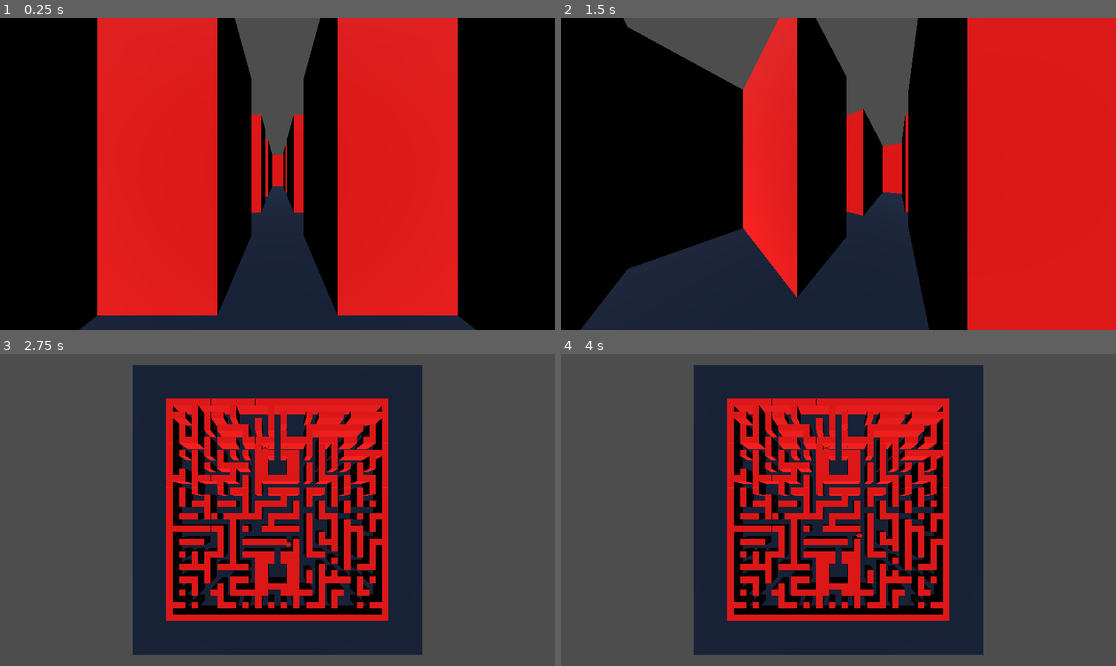
Above: before the commit, frames 1-4 (two rows, left to right).
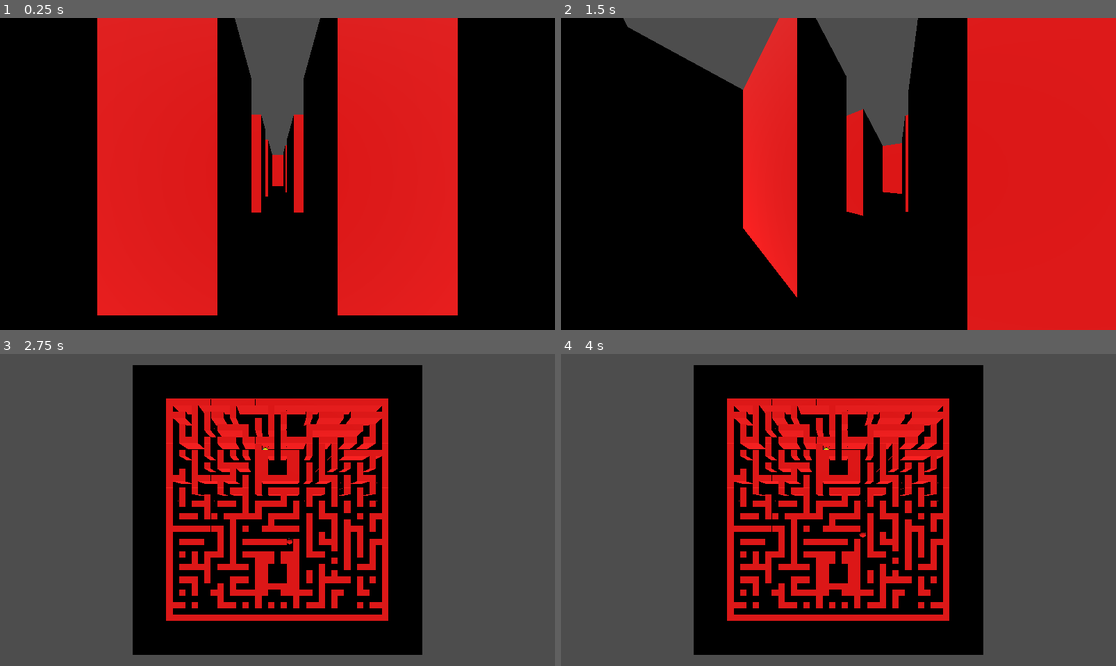
Above: after the commit, the same moments.

Repository: 21RM/Y4S1-JD-Packman
Game: Godot game, scene res://Scenes/World/world.tscn
Two runs of this game, one before a commit and one after it. Both use one fixed random seed, a clock stepped at 60 frames per second and the inputs below.
Inputs:
- Up to frame 1 (0.25 s): no input
- Up to frame 2 (1.5 s): hold D (move_right) 0.53-1.28 s; tap C (toggle_camera) at 0.6, 1.35 s; tap Enter at 1.25 s; hold S (move_backwards) from 1.28 s (still down)
- Up to frame 3 (2.75 s): release S (move_backwards) at 2.03 s; hold D (move_right) from 2.03 s (still down); tap C (toggle_camera) at 2.1 s
- Up to frame 4 (4 s): tap Space at 2.75 s; tap C (toggle_camera) at 2.85, 3.6 s; tap Enter at 3.5 s; release D (move_right) at 3.53 s; hold A (move_left) from 3.53 s (still down)

The runs differ from the first frame. In frame 1, 8.2% of the frame differs, in the area x 14-86%, y 53-100%; in frame 2, 15%; in frame 3, 26%, in the area x 23-77%, y 3-97%; in frame 4, 26%.

Commit message:
ghost ai is over finally

Diff:
--- a/Prototipes/3DPackman/3d-packman/Scenes/Ghost/ghost.gd
+++ b/Prototipes/3DPackman/3d-packman/Scenes/Ghost/ghost.gd
@@ -7,19 +7,16 @@
 var state: GhostState = GhostState.SCATTER
 var time_in_mode: float = 0.0
 
-var speed: float = 2.1
-
-var path: Array[Vector2i] = []
-var path_index: int = 0
-var last_plan_target: Vector2i
+var speed: float = 2.5
+var rotation_speed: float = 5.0
+
 var last_packman_cell: Vector2i
-var time_since_repath: float = 0.0
-var repath_every: float = 1.0
 
 var center_snap_eps: float = 0.02
 var dir: Vector2i = Vector2i(0, -1)
 const DIRS: Array[Vector2i] = [Vector2i.UP, Vector2i.LEFT, Vector2i.DOWN, Vector2i.RIGHT]
 var current_cell: Vector2i
+var next_cell: Vector2i
 
 
 
@@ -39,37 +36,152 @@
 
 func _physics_process(delta: float) -> void:
 	current_cell = UtilsGrid.world_to_cell(global_position)
-	if current_cell == get_corner_cell() and state == GhostState.SCATTER:
-		state = GhostState.CHASE
-		time_in_mode = 0.0
 	var target_cell: Vector2i = compute_target_cell()
-	var packman_cell: Vector2i = UtilsPackman.packman.current_cell
 	var current_center: Vector3 = UtilsGrid.cell_to_world(current_cell)
 	var at_center: bool = Vector2(global_position.x - current_center.x, global_position.z - current_center.z).length() <= center_snap_eps
-	# Testing if it needs replan
-	var need_replan: bool = false
-	if path.is_empty():
-		need_replan = true
-	elif target_cell != last_plan_target:
-		need_replan = true
-	elif state == GhostState.CHASE:
-		if packman_cell != last_packman_cell:
-			last_packman_cell = packman_cell
-			need_replan = true
+	if at_center or next_cell == Vector2i.ZERO:
+		next_cell = calculate_next_cell(target_cell)
+
+	move_to_next_cell(delta)
+	var target_yaw: float = atan2(-dir.x, -dir.y)
+	rotation.y = lerp_angle(rotation.y, target_yaw, rotation_speed*delta)
+
+
+
+func calculate_next_cell(target_cell: Vector2i) -> Vector2i:
+	var possible_cells: Dictionary = {}
+	for d in DIRS:
+		var test_cell: Vector2i = current_cell + d
+		if UtilsGrid.can_walk_to_neighbor_cell(current_cell, test_cell):
+			possible_cells[test_cell] = d
+	if possible_cells.keys().size() == 1:
+		return possible_cells.keys()[0]
+	var best_cell: Vector2i
+	var best_dist: float = INF
+	for possible_cell in possible_cells.keys():
+		var dist: float = (possible_cell-target_cell).length()
+		if dist < best_dist and possible_cells[possible_cell] != -dir:
+			best_dist = dist
+			best_cell = possible_cell
+	return best_cell
+
+func move_to_next_cell(delta: float) -> void:
+	var current_center: Vector3 = UtilsGrid.cell_to_world(current_cell)
+	var to_center: Vector2 = Vector2(global_position.x - current_center.x, global_position.z - current_center.z)
+	if to_center.length() <= center_snap_eps:
+		global_position.x = current_center.x
+		global_position.z = current_center.z
+	var next_center: Vector3 = UtilsGrid.cell_to_world(next_cell)
+	var to_next: Vector3 = (next_center-global_position).normalized()
+	to_next.y = 0.0
+	var dist: float = to_next.length()
+	if dist <= center_snap_eps:
+		global_position.x = next_center.x
+		global_position.z = next_center.z
 	else:
-		time_since_repath += delta
-		if time_since_repath >= repath_every:
-			time_since_repath = 0.0
-			need_replan = true
-
-	if need_replan and at_center:
-		replan(current_cell, target_cell)
-
-	follow_path(delta)
-
-
-
-func follow_path(delta) -> void:
+		var move_dir: Vector3 = to_next.normalized()
+		var step: Vector2i = next_cell - current_cell
+		if step != Vector2i.ZERO:
+			dir = step
+		var velocity: Vector3 = speed * move_dir * delta
+		if velocity.length() > dist:
+			velocity = move_dir * dist
+		global_position += Vector3(velocity.x, 0, velocity.z)
+
+
+func compute_target_cell() -> Vector2i:
+	if UtilsGrid.is_in_spawn_room(current_cell):
+		return UtilsGrid.ghost_spawn_room_door
+	if state == GhostState.SCATTER:
+		return get_corner_cell()
+	else:
+		match ghost_type:
+			1: # Blinky, directly chases
+				return UtilsPackman.packman.current_cell
+			2: # Pinky, ambushes ahead
+				return UtilsPackman.packman.current_cell + UtilsPackman.packman.dir*8
+			3: # Inky, calculates vector with blinky and packman
+				var vector: Vector2i = UtilsPackman.packman.current_cell - UtilsGhosts.Blinky.current_cell
+				return UtilsPackman.packman.current_cell + vector
+			_: # Default
+				if (UtilsPackman.packman.current_cell - current_cell).length() > 8:
+					return UtilsPackman.packman.current_cell
+				else:
+					return get_corner_cell()
+
+
+
+func changed_state() -> void:
+	next_cell = current_cell - dir
+
+
+func get_corner_cell() -> Vector2i:
+	match ghost_type:
+		1: # Blinky
+			return Vector2i(UtilsGrid.grid_size_x+3, -4)
+		2: # Pinky
+			return Vector2i(-4, -4)
+		3: # Inky
+			return Vector2i(UtilsGrid.grid_size_x+3, UtilsGrid.grid_size_z+3)
+		4: # Clyde
+			return Vector2i(-4, UtilsGrid.grid_size_z+3)
+		_:
+			return Vector2i(-4, -4)
+
+
+
+func _on_body_entered(body: Node3D) -> void:
+	if body.name == "Packman":
+		print("U died noob")
+
+
+
+
+
+#================= FUNCTIONS NOT USED NOW BUT MAY BE USED LATER =================#
+
+'func manhattan(start: Vector2i, end: Vector2i) -> float:
+	return abs(start.x - end.x) + abs(start.y - end.y)'
+
+
+# TODO On hold for now, maybe use for trails in the future
+'func a_star(start: Vector2i, goal: Vector2i, reverse_penalty: float = 0.0) -> Array[Vector2i]:
+	if start == goal:
+		return []
+	var open: Array[Dictionary] = []
+	var closed: Dictionary = {}
+	var g_cost: Dictionary = {}
+	var came_from: Dictionary = {}
+	g_cost[start] = 0.0
+	open.append({"cell": start, "g": 0.0, "f": manhattan(start, goal)})
+
+	while open.size() > 0:
+		open.sort_custom(func(a, b): return a["f"]<b["f"])
+		var current_entry: Dictionary = open.pop_front()
+		var current: Vector2i = current_entry["cell"]
+		if current == goal:
+			return reconstruct_path(came_from, current, start)
+		closed[current] = true
+
+		for d in DIRS:
+			var neighbor: Vector2i = current + d
+			if not UtilsGrid.cell_walkable(neighbor):
+				continue
+			if neighbor in closed:
+				continue
+			var step_cost: float = 1.0
+			if reverse_penalty > 0.0 and current == start and d == -dir:
+				step_cost += reverse_penalty
+			var tentative_g: float = g_cost[current] + step_cost
+			if not g_cost.has(neighbor) or tentative_g < g_cost[neighbor]:
+				came_from[neighbor] = current
+				g_cost[neighbor] = tentative_g
+				var f: float = tentative_g + manhattan(neighbor, goal)
+				open.append({"cell": neighbor, "g": tentative_g, "f": f})
+
+	return []'
+
+'func follow_path(delta) -> void:
 	if path.is_empty() or path_index >= path.size():
 		return
 
@@ -101,95 +213,11 @@
 		var velocity: Vector3 = speed * move_dir * delta
 		if velocity.length() > dist:
 			velocity = move_dir * dist
-		global_position += Vector3(velocity.x, 0, velocity.z)
-
-
-
-func replan(start_cell: Vector2i, goal_cell: Vector2i) -> void:
-	last_plan_target = goal_cell
-	time_since_repath = 0.0
-	path = a_star(start_cell, goal_cell)
-	path_index = 0
-
-
-
-func compute_target_cell() -> Vector2i:
-	if state == GhostState.SCATTER:
-		return get_corner_cell()
-	else:
-		match ghost_type:
-			1: # Blinky, directly chases
-				return UtilsPackman.packman.current_cell
-			2: # Pinky, ambushes ahead
-				var ahead: Vector2i = packman_ahead(6)
-				return ahead
-			_:
-				return UtilsPackman.packman.current_cell
-
-
-
-func packman_ahead(n: int) -> Vector2i:
-	var packman_cell: Vector2i = UtilsPackman.packman.current_cell
-	var packman_dir: Vector2i = UtilsPackman.packman.dir
-	var last_cell: Vector2i = packman_cell
-	for i in range(n):
-		var next_cell: Vector2i = last_cell+packman_dir
-		if UtilsGrid.cell_walkable(next_cell):
-			last_cell = next_cell
-		else:
-			break
-	return last_cell
-
-func clamp_to_grid(cell: Vector2i) -> Vector2i:
-	var cx: int = clamp(cell.x, 0, UtilsGrid.grid_size_x - 1)
-	var cy: int  = clamp(cell.y, 0, UtilsGrid.grid_size_z - 1)
-	return Vector2i(cx, cy)
-
-
-func manhattan(start: Vector2i, end: Vector2i) -> float:
-	return abs(start.x - end.x) + abs(start.y - end.y)
-
-
-
-func a_star(start: Vector2i, goal: Vector2i, reverse_penalty: float = 0.0) -> Array[Vector2i]:
-	if start == goal:
-		return []
-	var open: Array[Dictionary] = []
-	var closed: Dictionary = {}
-	var g_cost: Dictionary = {}
-	var came_from: Dictionary = {}
-	g_cost[start] = 0.0
-	open.append({"cell": start, "g": 0.0, "f": manhattan(start, goal)})
-
-	while open.size() > 0:
-		open.sort_custom(func(a, b): return a["f"]<b["f"])
-		var current_entry: Dictionary = open.pop_front()
-		var current: Vector2i = current_entry["cell"]
-		if current == goal:
-			return reconstruct_path(came_from, current, start)
-		closed[current] = true
-
-		for d in DIRS:
-			var neighbor: Vector2i = current + d
-			if not UtilsGrid.cell_walkable(neighbor):
-				continue
-			if neighbor in closed:
-				continue
-			var step_cost: float = 1.0
-			if reverse_penalty > 0.0 and current == start and d == -dir:
-				step_cost += reverse_penalty
-			var tentative_g: float = g_cost[current] + step_cost
-			if not g_cost.has(neighbor) or tentative_g < g_cost[neighbor]:
-				came_from[neighbor] = current
-				g_cost[neighbor] = tentative_g
-				var f: float = tentative_g + manhattan(neighbor, goal)
-				open.append({"cell": neighbor, "g": tentative_g, "f": f})
-
-	return []
-
-
-
-func reconstruct_path(came_from: Dictionary, current: Vector2i, start: Vector2i) -> Array[Vector2i]:
+		global_position += Vector3(velocity.x, 0, velocity.z)'
+
+
+
+'func reconstruct_path(came_from: Dictionary, current: Vector2i, start: Vector2i) -> Array[Vector2i]:
 	var re_path: Array[Vector2i] = []
 	var node: Vector2i = current
 	while node != null and node != start:
@@ -198,25 +226,4 @@
 			break
 		node = came_from[node]
 	re_path.reverse()
-	return re_path
-
-
-
-func get_corner_cell() -> Vector2i:
-	match ghost_type:
-		1: # Blinky
-			return Vector2i(UtilsGrid.grid_size_x-2, 1)
-		2: # Pinky
-			return Vector2i(1, 1)
-		3: # Inky
-			return Vector2i(UtilsGrid.grid_size_x-2, UtilsGrid.grid_size_z-2)
-		4: # Clyde
-			return Vector2i(1, UtilsGrid.grid_size_z-2)
-		_:
-			return Vector2i(1, 1)
-
-
-
-func _on_body_entered(body: Node3D) -> void:
-	if body.name == "Packman":
-		print("U died noob")
+	return re_path'
--- a/Prototipes/3DPackman/3d-packman/Scenes/Ghost/ghost.tscn
+++ b/Prototipes/3DPackman/3d-packman/Scenes/Ghost/ghost.tscn
@@ -10,6 +10,8 @@
 [sub_resource type="CapsuleMesh" id="CapsuleMesh_vcqer"]
 material = SubResource("StandardMaterial3D_vqxqe")
 
+[sub_resource type="SphereMesh" id="SphereMesh_vcqer"]
+
 [node name="Ghost" type="Area3D"]
 collision_layer = 2
 script = ExtResource("1_vcqer")
@@ -20,4 +22,13 @@
 [node name="MeshInstance3D" type="MeshInstance3D" parent="."]
 mesh = SubResource("CapsuleMesh_vcqer")
 
+[node name="Eye" type="MeshInstance3D" parent="."]
+transform = Transform3D(0.4, 0, 0, 0, 0.4, 0, 0, 0, 0.4, 0.18, 0.525, -0.33)
+mesh = SubResource("SphereMesh_vcqer")
+
+[node name="Eye2" type="MeshInstance3D" parent="."]
+transform = Transform3D(0.4, 0, 0, 0, 0.4, 0, 0, 0, 0.4, -0.18, 0.525, -0.33)
+mesh = SubResource("SphereMesh_vcqer")
+skeleton = NodePath("../Eye")
+
 [connection signal="body_entered" from="." to="." method="_on_body_entered"]
--- /dev/null
+++ b/Prototipes/3DPackman/3d-packman/Scenes/Global/UtilsGhosts.gd
@@ -0,0 +1,6 @@
+extends Node
+
+var Blinky: Ghost
+var Pinky: Ghost
+var Inky: Ghost
+var Clyde: Ghost
--- a/Prototipes/3DPackman/3d-packman/Scenes/Global/UtilsGrid.gd
+++ b/Prototipes/3DPackman/3d-packman/Scenes/Global/UtilsGrid.gd
@@ -8,6 +8,7 @@
 
 var player_spawn: Rect2i = Rect2i(15, 8, 5, 5)
 var ghosts_spawn: Rect2i = Rect2i(15, 25, 5, 5)
+var ghost_spawn_room_door: Vector2i = Vector2i.ZERO
 
 var wall_density: float = 0.7
 
@@ -48,6 +49,19 @@
 func in_bounds(x: int, z: int) -> bool:
 	return x >= 0 and x < grid_size_x and z >= 0 and z < grid_size_z
 
+func is_in_spawn_room(cell: Vector2i) -> bool:
+	var rooms: Array = [player_spawn, ghosts_spawn]
+	for room in rooms:
+		if room.has_point(cell):
+			return true
+	return false
+
+func can_walk_to_neighbor_cell(current_cell: Vector2i, target_cell: Vector2i) -> bool:
+	if !cell_walkable(target_cell):
+		return false
+	if !is_in_spawn_room(current_cell) and is_in_spawn_room(target_cell):
+		return false
+	return true
 
 
 func idx(x: int, z: int) -> int:
@@ -278,12 +292,16 @@
 		match door_side:
 			0:
 				set_floor(px+sx/2, pz) # top
+				ghost_spawn_room_door = Vector2i(px+sx/2, pz - 1)
 			1:
 				set_floor(px+sx-1, pz+sz/2) # right
+				ghost_spawn_room_door = Vector2i(px+sx, pz+sz/2)
 			2:
 				set_floor(px+sx/2, pz+sz-1) # bottom
+				ghost_spawn_room_door = Vector2i(px+sx/2, pz+sz)
 			3:
 				set_floor(px, pz+sz/2) # left
+				ghost_spawn_room_door = Vector2i(px-1, pz+sz/2)
 
 func set_wall(x: int, z: int) -> void:
 	if in_bounds(x, z):
--- a/Prototipes/3DPackman/3d-packman/Scenes/Player/packman.gd
+++ b/Prototipes/3DPackman/3d-packman/Scenes/Player/packman.gd
@@ -38,13 +38,13 @@
 	# Movement validation
 	if at_center and queued_dir != Vector2i.ZERO and turn_still_valid():
 		var next_cell: Vector2i = current_cell + queued_dir
-		if UtilsGrid.cell_walkable(next_cell):
+		if UtilsGrid.can_walk_to_neighbor_cell(current_cell, next_cell):
 			dir = queued_dir
 			queued_dir = Vector2i.ZERO
 
 
 	var forward_cell: Vector2i = current_cell + dir
-	var can_move_forward: bool = UtilsGrid.cell_walkable(forward_cell)
+	var can_move_forward: bool = UtilsGrid.can_walk_to_neighbor_cell(current_cell, forward_cell)
 	if at_center and not can_move_forward:
 		velocity.x = 0.0
 		velocity.z = 0.0
--- a/Prototipes/3DPackman/3d-packman/Scenes/Player/packman.tscn
+++ b/Prototipes/3DPackman/3d-packman/Scenes/Player/packman.tscn
@@ -3,7 +3,7 @@
 [ext_resource type="Script" uid="uid://h7v7qnvnf582" path="res://Scenes/Player/packman.gd" id="1_jn0p0"]
 
 [sub_resource type="StandardMaterial3D" id="StandardMaterial3D_jn0p0"]
-albedo_color = Color(1, 0, 0, 1)
+albedo_color = Color(1, 1, 0, 1)
 
 [sub_resource type="CapsuleMesh" id="CapsuleMesh_8xp7a"]
 
--- a/Prototipes/3DPackman/3d-packman/Scenes/World/world.gd
+++ b/Prototipes/3DPackman/3d-packman/Scenes/World/world.gd
@@ -61,23 +61,27 @@
 
 func instantiate_ghosts() -> void:
 	if time_elapsed >= 0.0 and $Ghosts.get_child_count() == 0:
-		var blinky: Area3D = ghost_scene.instantiate()
+		var blinky: Ghost = ghost_scene.instantiate()
 		blinky.set_ghost_type(1)
+		UtilsGhosts.Blinky = blinky
 		$Ghosts.add_child(blinky)
 		blinky.global_position = ghosts_spawn
 	if time_elapsed >= 5.0 and $Ghosts.get_child_count() == 1:
-		var pinky: Area3D = ghost_scene.instantiate()
+		var pinky: Ghost = ghost_scene.instantiate()
 		pinky.set_ghost_type(2)
+		UtilsGhosts.Pinky = pinky
 		$Ghosts.add_child(pinky)
 		pinky.global_position = ghosts_spawn
 	if time_elapsed >= 10.0 and $Ghosts.get_child_count() == 2:
-		var inky: Area3D = ghost_scene.instantiate()
+		var inky: Ghost = ghost_scene.instantiate()
 		inky.set_ghost_type(3)
+		UtilsGhosts.Inky = inky
 		$Ghosts.add_child(inky)
 		inky.global_position = ghosts_spawn
 	if time_elapsed >= 15.0 and $Ghosts.get_child_count() == 3:
-		var clyde: Area3D = ghost_scene.instantiate()
+		var clyde: Ghost = ghost_scene.instantiate()
 		clyde.set_ghost_type(4)
+		UtilsGhosts.Clyde = clyde
 		$Ghosts.add_child(clyde)
 		clyde.global_position = ghosts_spawn
 
@@ -114,8 +118,10 @@
 			Ghost.GhostState.SCATTER:
 				if ghost.time_in_mode >= min_time_scatter and randf() < base_prob_chase:
 					ghost.state = Ghost.GhostState.CHASE
+					ghost.changed_state()
 					ghost.time_in_mode = 0.0
 			Ghost.GhostState.CHASE:
 				if ghost.time_in_mode >= min_time_chase and randf() < base_prob_scatter:
 					ghost.state = Ghost.GhostState.SCATTER
+					ghost.changed_state()
 					ghost.time_in_mode = 0.0
--- a/Prototipes/3DPackman/3d-packman/Scenes/World/world.tscn
+++ b/Prototipes/3DPackman/3d-packman/Scenes/World/world.tscn
@@ -6,7 +6,8 @@
 [ext_resource type="PackedScene" uid="uid://dw73d6bs83wdf" path="res://Scenes/Ghost/ghost.tscn" id="3_vadfg"]
 
 [sub_resource type="StandardMaterial3D" id="StandardMaterial3D_vadfg"]
-albedo_color = Color(0, 0.1083963, 0.2249439, 1)
+albedo_color = Color(0, 0, 0, 1)
+metallic_specular = 0.0
 
 [sub_resource type="BoxMesh" id="BoxMesh_e2bkl"]
 material = SubResource("StandardMaterial3D_vadfg")
--- a/Prototipes/3DPackman/3d-packman/project.godot
+++ b/Prototipes/3DPackman/3d-packman/project.godot
@@ -20,6 +20,7 @@
 
 UtilsGrid="*res://Scenes/Global/UtilsGrid.gd"
 UtilsPackman="*res://Scenes/Global/UtilsPackman.gd"
+UtilsGhosts="*res://Scenes/Global/UtilsGhosts.gd"
 
 [debug]
 
Not shown: 1 places in Prototipes/3DPackman/3d-packman/Scenes/Ghost/ghost.tscn that only renumber resources
Not shown, added: Prototipes/3DPackman/3d-packman/Scenes/Global/UtilsGhosts.gd.uid
